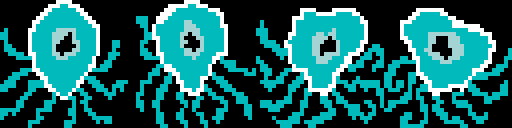
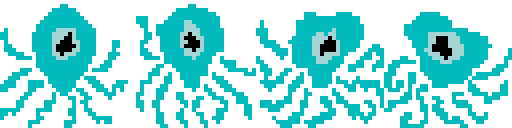
Revision of a layered w=512, h=128 image; what changed, layer by layer:
hid "Layer 0" over [0, 0, 512, 128]
